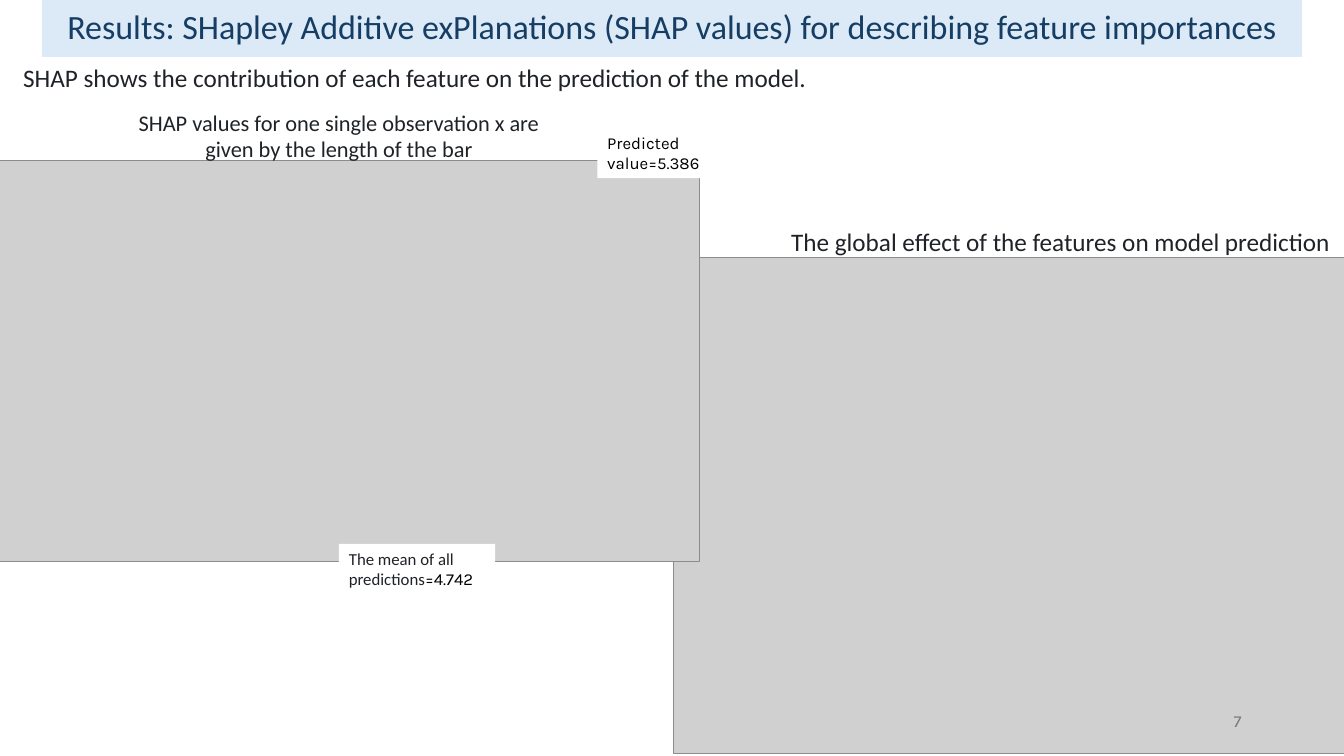
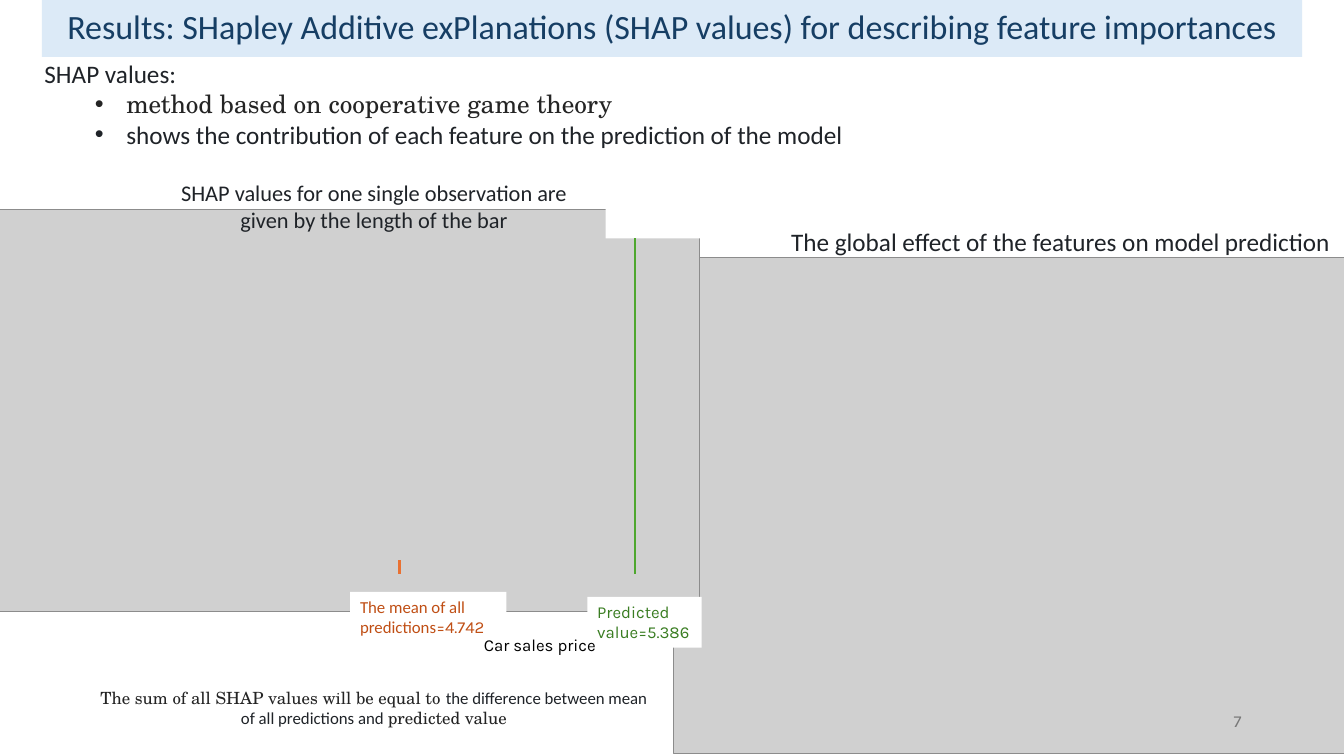
Before and after one commit to mariana-khach/Erdos_DSBootcamp_Fall2024_CarSalesPricePrediction, a slide deck: slide 7 of Report/Erdosfall2024_Car_sales_price_prediction_talk.pptx. Drawn at 1344x756 pixels with LibreOffice and Linux fonts; fonts in the diff are those of the drawing; grey boxes stand for pictures. Boxes give left, top, right and bottom in pixels: in the first picture for what was removed or moved away, otherwise in the second. Text is boxed around its words. In the diff, an @@ line names an element or a change of style, - is before the commit and + after.

```diff
--- a/Report/Erdosfall2024_Car_sales_price_prediction_talk.pptx
+++ b/Report/Erdosfall2024_Car_sales_price_prediction_talk.pptx
@@ text at [44,65,842,148]: text changed @@
-SHAP shows the contribution of each feature on the prediction of the model.
+SHAP values:
+  • method based on cooperative game theory
+  • shows the contribution of each feature on the prediction of the model
@@ text at [181,185,566,232]: text changed @@
-SHAP values for one single observation x are given by the length of the bar
+SHAP values for one single observation are given by the length of the bar
@@ rectangle added at [606,208,721,238], fill #FFFFFF @@
@@ picture: place and size @@
-picture at [0,160,700,563]
+picture at [0,210,700,612]
@@ line added from (635, 574) to (635, 239), #4EA72E 1 pt @@
@@ line added from (399, 574) to (399, 560), #E97132 2 pt @@
@@ rectangle "The mean of all predictions=4.742": place and size @@
-rectangle "The mean of all predictions=4.742" at [339,543,495,594]
+rectangle "The mean of all predictions=4.742" at [350,592,506,642]
@@ rectangle "The mean of all predictions=4.742" at [350,592,506,642]: text colour #1F2328 to #C04F15 in "The mean of all predictions=4.742"; text colour #000000 to #C04F15 in "predictions=4.742" @@
@@ rectangle "Predicted value=5.386": place and size @@
-rectangle "Predicted value=5.386" at [607,137,699,170]
+rectangle "Predicted value=5.386" at [588,597,703,647]
@@ rectangle "Predicted value=5.386" at [588,597,703,647]: text colour #000000 to #3B7D23 @@
@@ text added at [484,639,596,655], 12 pt, text #000000 @@
+Car sales price
@@ text added at [100,691,647,728], 12 pt, text #242424 @@
+The sum of all SHAP values will be equal to the difference between mean of all predictions and predicted value
```
Also in this commit, not shown: 3 other slides changed, 4 other files.
